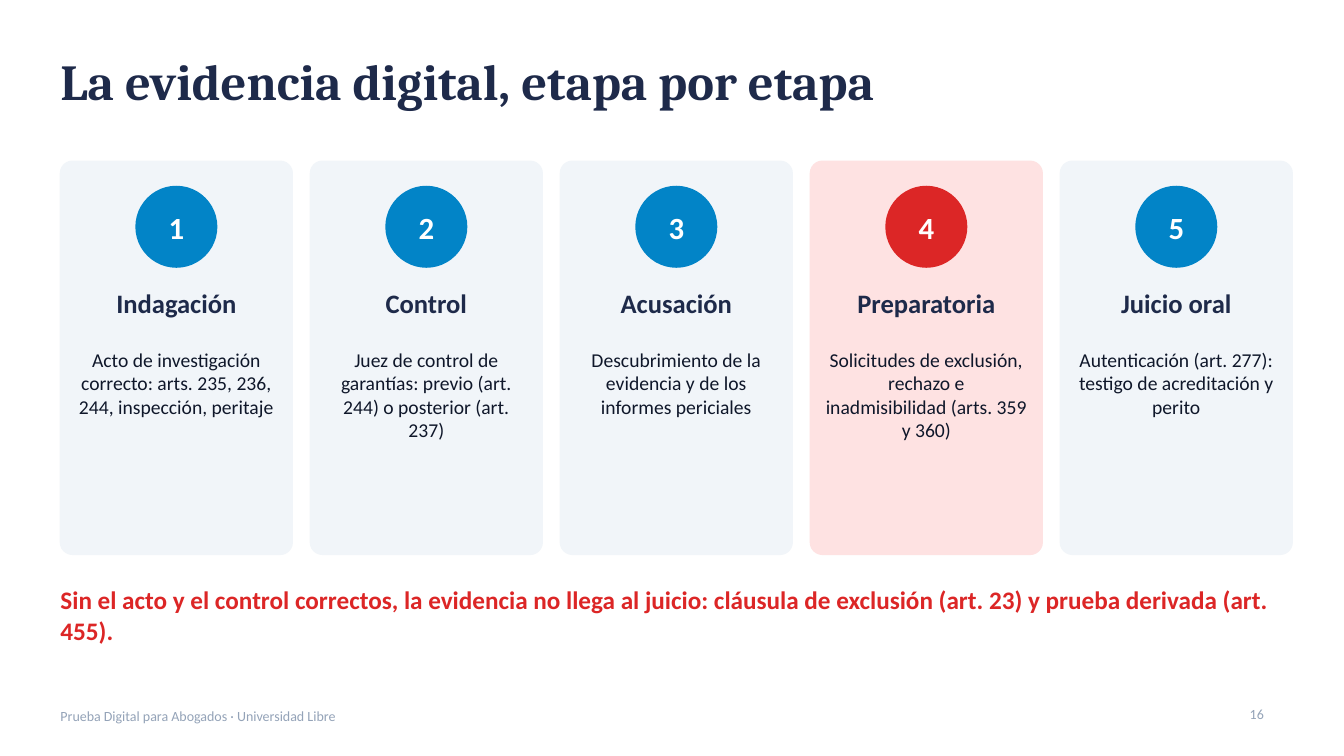
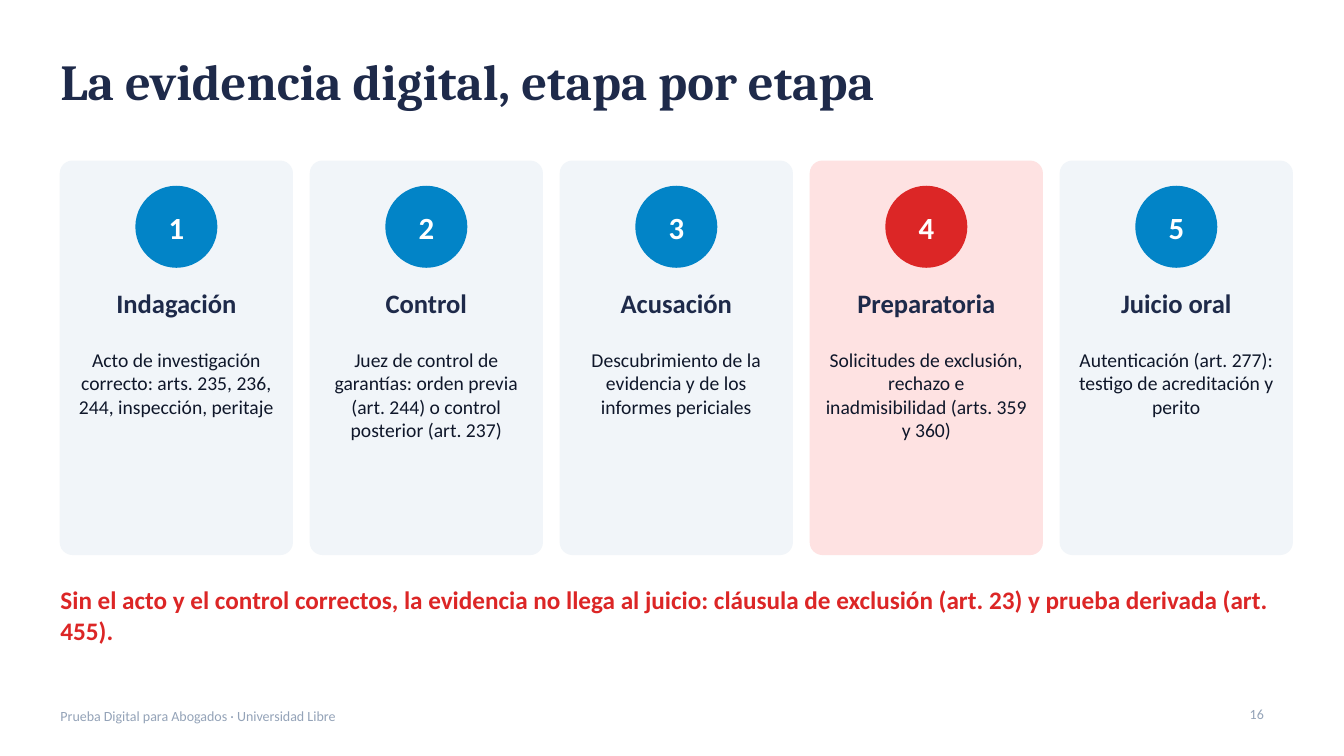
Before and after one commit to CertAcademico/cert-academico-by-redciber-org, a slide deck: slide 16 of materiales/prueba-digital/presentacion-prueba-digital-unilibre.pptx. Drawn at 1344x756 pixels with LibreOffice and Linux fonts; fonts in the diff are those of the drawing. Boxes give left, top, right and bottom in pixels: in the first picture for what was removed or moved away, otherwise in the second. Text is boxed around its words. In the diff, an @@ line names an element or a change of style, - is before the commit and + after.

```diff
--- a/materiales/prueba-digital/presentacion-prueba-digital-unilibre.pptx
+++ b/materiales/prueba-digital/presentacion-prueba-digital-unilibre.pptx
@@ text at [335, 353, 517, 440]: text changed @@
-Juez de control de garantías: previo (art. 244) o posterior (art. 237)
+Juez de control de garantías: orden previa (art. 244) o control posterior (art. 237)
```
Also in this commit, not shown: 1 other slide changed, 2 other files.
